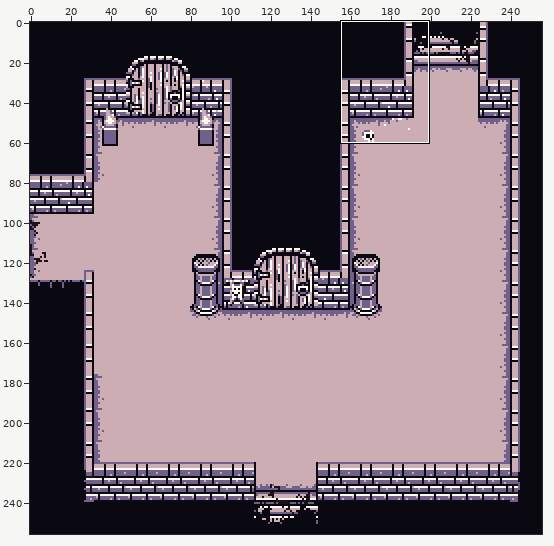
Edited in one commit: sprite sheet (assets/backgrounds/Lobby.png). Above, an overview of the earlier version with the close-up marked.
Close-up. Before the edit:
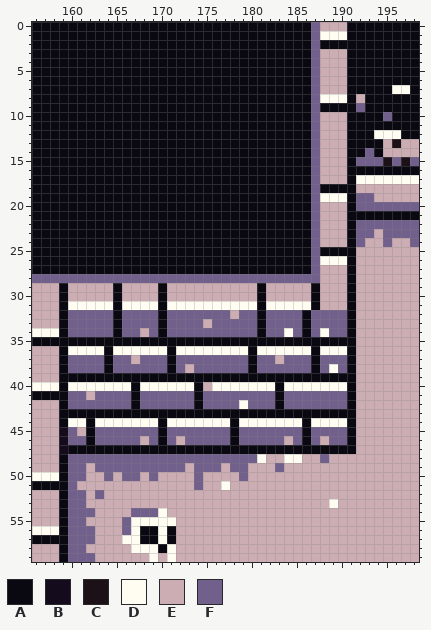
The file is 256x256 pixels. Shown: x 156..198, y 0..59. The commit also changed other parts of the picture, which this record leaves out.
Palette (. is transparent): A #0a0912  B #140c1c  C #1c1117  D #fffdf2  E #ccadb3  F #715f8c
Pixels before (only the part around the change), first column x 156:
 0 AAAAAAAAAAAAAAAAAAAAAAAAAAAAAAAFEEEAAAAAAAA
 1 AAAAAAAAAAAAAAAAAAAAAAAAAAAAAAAFDDDAAAAAAAA
 2 AAAAAAAAAAAAAAAAAAAAAAAAAAAAAAAFAAAAAAAAAAA
 3 AAAAAAAAAAAAAAAAAAAAAAAAAAAAAAAFEEEAAAAAAAA
 4 AAAAAAAAAAAAAAAAAAAAAAAAAAAAAAAFEEEAAAAAAAA
 5 AAAAAAAAAAAAAAAAAAAAAAAAAAAAAAAFEEEAAAAAAAA
 6 AAAAAAAAAAAAAAAAAAAAAAAAAAAAAAAFEEEAAAAAAAA
 7 AAAAAAAAAAAAAAAAAAAAAAAAAAAAAAAFEEEAAAAADDA
 8 AAAAAAAAAAAAAAAAAAAAAAAAAAAAAAAFDDDAEAAAAAA
 9 AAAAAAAAAAAAAAAAAAAAAAAAAAAAAAAFAAAAFAAAAAA
10 AAAAAAAAAAAAAAAAAAAAAAAAAAAAAAAFEEEAAAAFAAA
11 AAAAAAAAAAAAAAAAAAAAAAAAAAAAAAAFEEEAAAAAAAA
12 AAAAAAAAAAAAAAAAAAAAAAAAAAAAAAAFEEEAAADDDAA
13 AAAAAAAAAAAAAAAAAAAAAAAAAAAAAAAFEEEAAAAECEE
14 AAAAAAAAAAAAAAAAAAAAAAAAAAAAAAAFEEEAAFAEEEE
15 AAAAAAAAAAAAAAAAAAAAAAAAAAAAAAAFEEEAFFFCFCF
16 AAAAAAAAAAAAAAAAAAAAAAAAAAAAAAAFEEEAAAAAAAA
17 AAAAAAAAAAAAAAAAAAAAAAAAAAAAAAAFEEEADDDDDDD
18 AAAAAAAAAAAAAAAAAAAAAAAAAAAAAAAFAAAAEEEEEEE
19 AAAAAAAAAAAAAAAAAAAAAAAAAAAAAAAFDDDAFFEEEEE
20 AAAAAAAAAAAAAAAAAAAAAAAAAAAAAAAFEEEAFFFFFFF
21 AAAAAAAAAAAAAAAAAAAAAAAAAAAAAAAFEEEAAAAAAAA
22 AAAAAAAAAAAAAAAAAAAAAAAAAAAAAAAFEEEAFFFFFFF
23 AAAAAAAAAAAAAAAAAAAAAAAAAAAAAAAFEEEAFFEFFFF
24 AAAAAAAAAAAAAAAAAAAAAAAAAAAAAAAFEEEAFEEFEEF
25 AAAAAAAAAAAAAAAAAAAAAAAAAAAAAAAFAAAAEEEEEEE
26 AAAAAAAAAAAAAAAAAAAAAAAAAAAAAAAFDDDAEEEEEEE
27 AAAAAAAAAAAAAAAAAAAAAAAAAAAAAAAFEEEAEEEEEEE
28 FFFFFFFFFFFFFFFFFFFFFFFFFFFFFFFFEEEAEEEEEEE
29 EEEAEEEEEAEEEEAEEEEEEEEEEAEEEEEAEEEAEEEEEEE
30 EEEAEEEEEAEEEEAEEEEEEEEEEAEEEEEAEEEAEEEEEEE
31 EEEADDDDDADDDDADDDDDDDDDDADDDDDAEEEAEEEEEEE
32 EEEAFFFFFAFFFFAFFFFFFFEFFAFFFFAFFFFAEEEEEEE
33 EEEAFFFFFAFFFFAFFFFEFFFFFAFFFFAFFFFAEEEEEEE
34 DDDAFFFFFAFFEFAFFFFFFFFFFAFFDFAFDFFAEEEEEEE
35 AAAAAAAAAAAAAAAAAAAAAAAAAAAAAAAAAAAAEEEEEEE
36 EEEADDDDADDDDDDADDDDDDDDADDDDDDADDDAEEEEEEE
37 EEEAFFFFAFFEFFFAFFFFFFFFAFFEFFFAFFFAEEEEEEE
38 EEEAFFFFAFFFFFFAFEFFFFFFAFFFFFFAFDFAEEEEEEE
39 EEEAAAAAAAAAAAAAAAAAAAAAAAAAAAAAAAAAEEEEEEE
40 DDDADDDDDDDADDDDDDAEDDDDDDDADDDDDDDAEEEEEEE
41 AAAAFFEFFFFAFFFFFFAFFFFFFFFAFFFFFFFAEEEEEEE
42 EEEAFFFFFFFAFFFFFFAFFFFDFFFAFFFFFFFAEEEEEEE
43 EEEAAAAAAAAAAAAAAAAAAAAAAAAAAAAAAAAAEEEEEEE
44 EEEADDADDDDDDDADDDDDDDADDDDDDDADDDDAEEEEEEE
45 EEEBFEAFFFFFFFAFFFFFFFAFFFFFFFAFFFFAEEEEEEE
46 EEEBFFAFFFFFEFAFEFFFFFAFFFFFEFAFEFFAEEEEEEE
47 EEEBAAAAAAAAAAAAAAAAAAAAAAAAAAAAAAAAEEEEEEE
48 EEEAFFFFFFFFFFFFFFFFFFFFFDEEDDEEFEEEEEEEEEE
49 EEEAFFEFFFFFFFFFFEFFFEFFEEEFEEEEEEEEEEEEEEE
50 DDDAFFEEFEFFEFEEEEFEEEEFEEEEEEEEEEEEEEEEEEE
51 AAAAFEEEEEEEEEEEEEFEEDEEEEEEEEEEEEEEEEEEEEE
52 EEEAFFEFEEEEEEEEEEEEEEEEEEEEEEEEEEEEEEEEEEE
53 EEEAFFEEEEEEEEEEEEEEEEEEEEEEEEEEEDEEEEEEEEE
54 EEEAFFFEEEEFFFDEEEEEEEEEEEEEEEEEEEEEEEEEEEE
55 EEEAFFEEEEFDDDDDEEEEEEEEEEEEEEEEEEEEEEEEEEE
56 DDDAFFFEEEFDAADAEEEEEEEEEEEEEEEEEEEEEEEEEEE
57 AAAAFFFEEEDDAADAEEEEEEEEEEEEEEEEEEEEEEEEEEE
58 EEEAFFEEEEEDDDADEEEEEEEEEEEEEEEEEEEEEEEEEEE
59 EEEAFFFEEEEEEDEDEEEEEEEEEEEEEEEEEEEEEEEEEEE
After the commit:
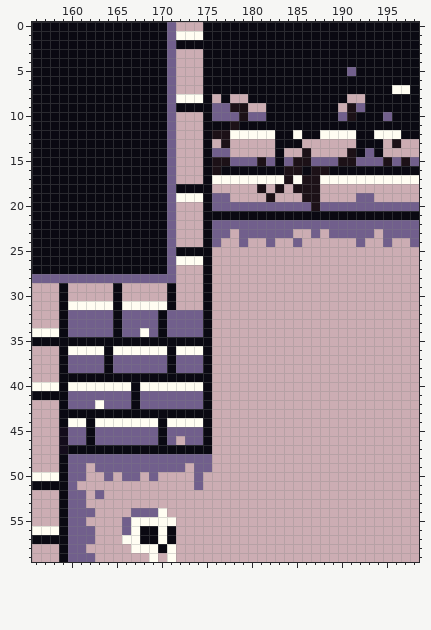
The edit:
y 0: x 171..174 AAAA -> FEEE; x 187..190 FEEE -> AAAA
y 1: x 171..174 AAAA -> FDDD; x 187..190 FDDD -> AAAA
y 2: x 171 A -> F; x 187 F -> A
y 3..4: x 171..174 AAAA -> FEEE; x 187..190 FEEE -> AAAA
y 5: x 171..174 AAAA -> FEEE; x 187..191 FEEEA -> AAAAF
y 6..7: x 171..174 AAAA -> FEEE; x 187..190 FEEE -> AAAA
y 8: x 171..174 AAAA -> FDDD; x 176 A -> E; x 178..179 AA -> EE; x 187..191 FDDDA -> AAAAE
y 9: x 171 A -> F; x 176..181 AAAAAA -> FFCCEE; x 187 F -> A; x 190..191 AA -> EC
y 10: x 171..174 AAAA -> FEEE; x 176..181 AAAAAA -> FFFCFF; x 187..191 FEEEA -> AAAFC
y 11: x 171..174 AAAA -> FEEE; x 178 A -> C; x 187..190 FEEE -> AAAA
y 12: x 171..174 AAAA -> FEEE; x 176..182 AAAAAAA -> CCDDDDD; x 185 A -> D; x 187..191 FEEEA -> ADDDD
y 13: x 171..174 AAAA -> FEEE; x 176..182 AAAAAAA -> ECEEEEE; x 186..187 AF -> EE; x 191 A -> E
y 14: x 171..174 AAAA -> FEEE; x 176..182 AAAAAAA -> FFEEEEE; x 184..187 AAAF -> EECE; x 191 A -> C
y 15: x 171..174 AAAA -> FEEE; x 176..182 AAAAAAA -> CCFFFCF; x 184..186 AAA -> FCC; x 188..191 EEEA -> FFCC
y 16: x 171..174 AAAA -> FEEE; x 176 A -> C; x 184..185 AA -> CC; x 187..190 FEEE -> CCAA
y 17: x 171..174 AAAA -> FEEE; x 176..191 AAAAAAAAAAAFEEEA -> DDDDDDDDCDCCDDDD
y 18: x 171 A -> F; x 176..191 AAAAAAAAAAAFAAAA -> EEEEECECECCCEEEE
y 19: x 171..174 AAAA -> FDDD; x 176..191 AAAAAAAAAAAFDDDA -> FFEEEECEEECCEEEE
y 20: x 171..174 AAAA -> FEEE; x 176..191 AAAAAAAAAAAFEEEA -> FFFFFFFFFFFCFFFF
y 21: x 171..174 AAAA -> FEEE; x 187..190 FEEE -> AAAA
y 22: x 171..174 AAAA -> FEEE; x 176..186 AAAAAAAAAAA -> FFFFFFFFFFF; x 188..191 EEEA -> FFFF
y 23: x 171..174 AAAA -> FEEE; x 176..186 AAAAAAAAAAA -> FFEFFFFFFEE; x 189..191 EEA -> FFF
y 24: x 171..174 AAAA -> FEEE; x 176..187 AAAAAAAAAAAF -> FEEFEEFEEFEE; x 191 A -> E
y 25: x 171 A -> F; x 176..191 AAAAAAAAAAAFAAAA -> EEEEEEEEEEEEEEEE
y 26: x 171..174 AAAA -> FDDD; x 176..191 AAAAAAAAAAAFDDDA -> EEEEEEEEEEEEEEEE
y 27: x 171..174 AAAA -> FEEE; x 176..187 AAAAAAAAAAAF -> EEEEEEEEEEEE; x 191 A -> E
y 28: x 172..187 FFFFFFFFFFFFFFFF -> EEEAEEEEEEEEEEEE; x 191 A -> E
y 29..30: x 170..171 AE -> EA; x 175 E -> A; x 181 A -> E; x 187 A -> E; x 191 A -> E
y 31: x 170..187 ADDDDDDDDDDADDDDDA -> DAEEEAEEEEEEEEEEEE; x 191 A -> E
y 32: x 175..177 FFF -> AEE; x 179..191 FFAFFFFAFFFFA -> EEEEEEEEEEEEE
y 33: x 175..191 EFFFFFAFFFFAFFFFA -> AEEEEEEEEEEEEEEEE
y 34: x 168 E -> D; x 175..191 FFFFFFAFFDFAFDFFA -> AEEEEEEEEEEEEEEEE
y 35: x 176..191 AAAAAAAAAAAAAAAA -> EEEEEEEEEEEEEEEE
y 36: x 175..191 DDDDDADDDDDDADDDA -> AEEEEEEEEEEEEEEEE
y 37: x 167 E -> F; x 175..182 FFFFFAFF -> AEEEEEEE; x 184..191 FFFAFFFA -> EEEEEEEE
y 38: x 173 E -> F; x 175..191 FFFFFAFFFFFFAFDFA -> AEEEEEEEEEEEEEEEE
y 39: x 176..191 AAAAAAAAAAAAAAAA -> EEEEEEEEEEEEEEEE
y 40: x 174..191 AEDDDDDDDADDDDDDDA -> DAEEEEEEEEEEEEEEEE
y 41: x 162 E -> F; x 174..191 AFFFFFFFFAFFFFFFFA -> FAEEEEEEEEEEEEEEEE
y 42: x 163 F -> D; x 174..191 AFFFFDFFFAFFFFFFFA -> FAEEEEEEEEEEEEEEEE
y 43: x 176..191 AAAAAAAAAAAAAAAA -> EEEEEEEEEEEEEEEE
y 44: x 175..191 DDDADDDDDDDADDDDA -> AEEEEEEEEEEEEEEEE
y 45: x 161 E -> F; x 175..191 FFFAFFFFFFFAFFFFA -> AEEEEEEEEEEEEEEEE
y 46: x 168 E -> F; x 175..183 FFFAFFFFF -> AEEEEEEEE; x 185..187 FAF -> EEE; x 189..191 FFA -> EEE
y 47: x 176..191 AAAAAAAAAAAAAAAA -> EEEEEEEEEEEEEEEE
y 48: x 176..181 FFFFFD -> EEEEEE; x 184..185 DD -> EE; x 188 F -> E
y 49: x 176 F -> E; x 178..179 FF -> EE; x 183 F -> E
y 50: x 179 F -> E
y 51: x 177 D -> E
y 53: x 189 D -> E
